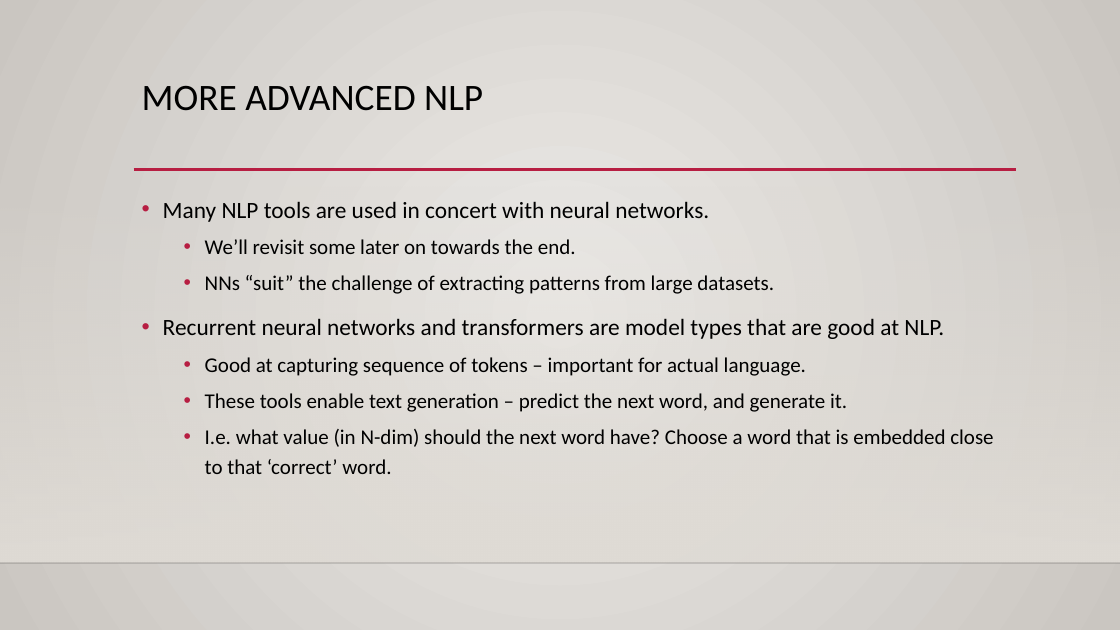
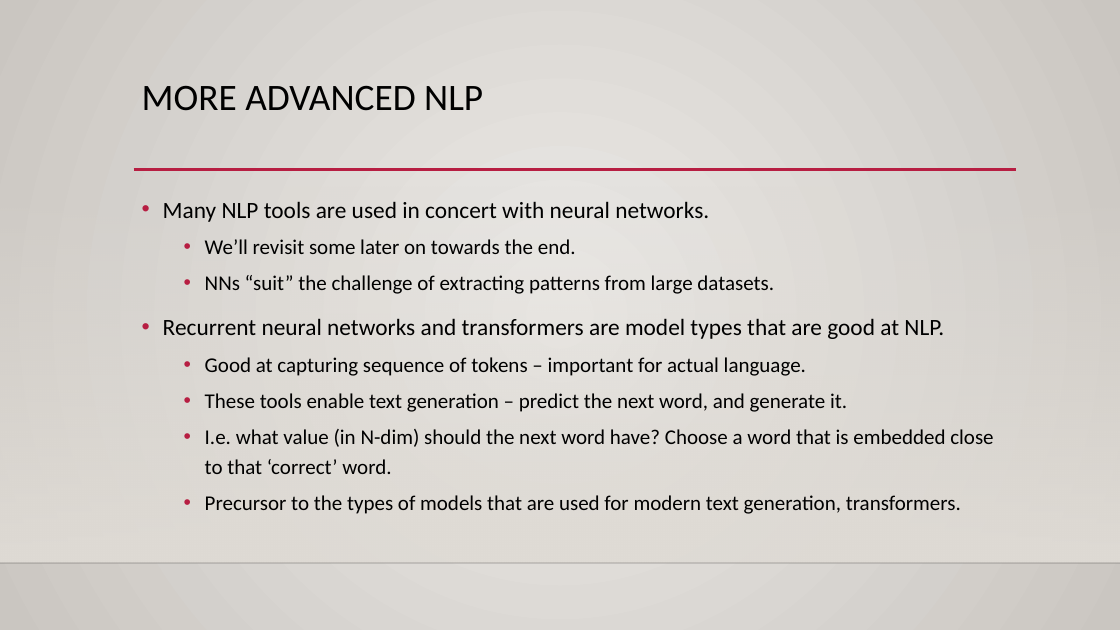
Before and after one commit to glennybarnes/Intro_to_Machine_Learning_Students, a slide deck: slide 25 of reference_content/Slides/NLP_2.pptx (slide 22 before the commit). Drawn at 1120x630 pixels with LibreOffice and Linux fonts; fonts in the diff are those of the drawing; background and template pictures are left out. Boxes give left, top, right and bottom in pixels: in the first picture for what was removed or moved away, otherwise in the second. Text is boxed around its words. In the diff, an @@ line names an element or a change of style, - is before the commit and + after.

```diff
--- a/reference_content/Slides/NLP_2.pptx
+++ b/reference_content/Slides/NLP_2.pptx
@@ text at (205, 495, 961, 514): paragraph added @@
+  • Precursor to the types of models that are used for modern text generation, transformers.
```
Also in this commit, not shown: 2 other slides changed, 3 slides added, 5 other files.
